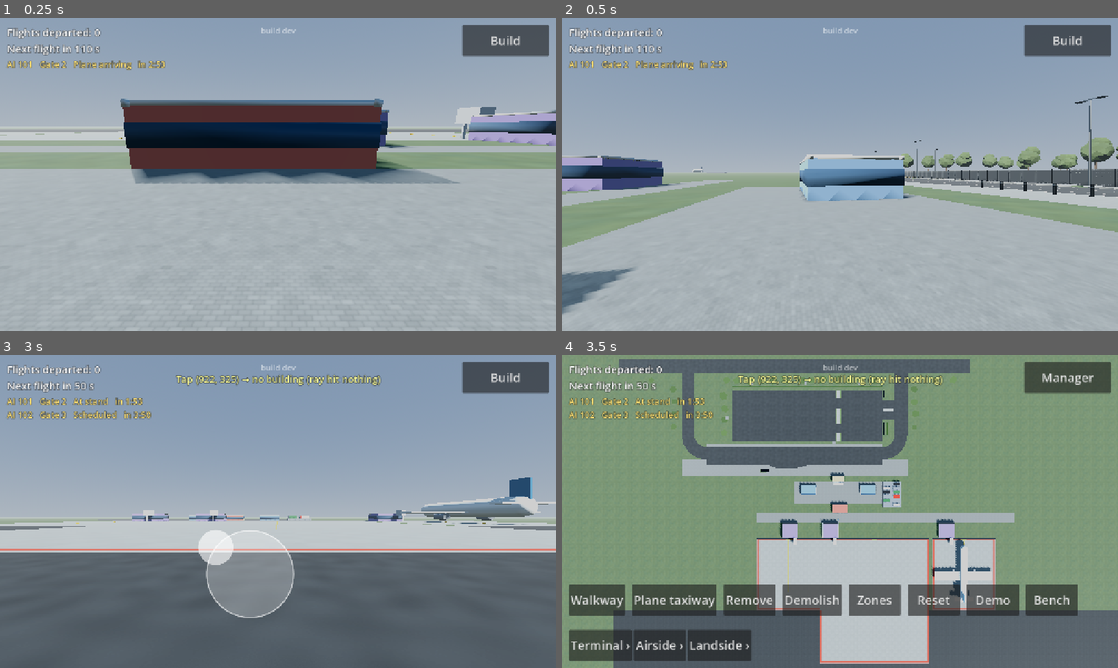
Above: before the commit, frames 1-4 (two rows, left to right).
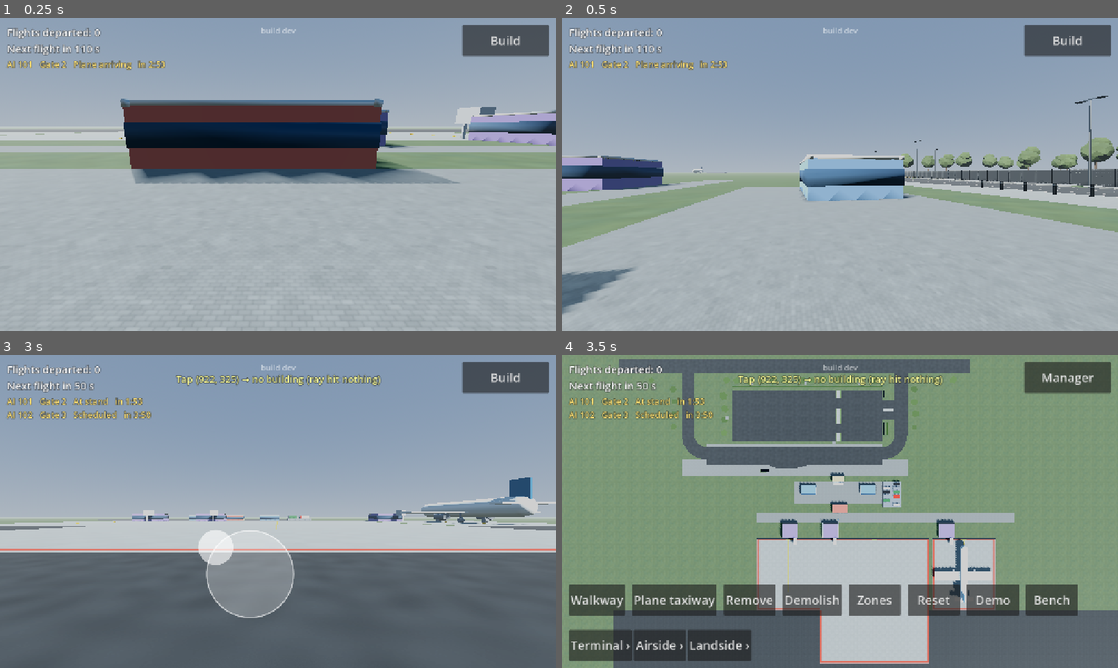
Above: after the commit, the same moments.

Repository: jakobmaier16-pixel/airport-idle
Game: Godot game, scene res://tests/screenshots.tscn
Same seed, same stepped clock (60 frames per second), same inputs: the game is played once before the commit and once after it. This scene is started directly instead of the project's main scene.
Inputs (mouse positions are in pixels of both pictures, inside the frame that each line leads up to):
- Up to frame 1 (0.25 s): no input
- Up to frame 2 (0.5 s): no input
- Up to frame 3 (3 s): move the mouse to (400, 495) at 0.52 s; hold D (move_right) 0.53-1.25 s; click (400, 495) at 0.67 s; drag from (166, 527) to (250, 574) at 1.27 s; move the mouse to (333, 442) at 2.02 s; hold D (move_right) 2.03-2.75 s; drag from (250, 574) to (111, 464) at 2.77 s
- Up to frame 4 (3.5 s): no input

Frame 1 is identical in both runs. In frame 2, less than 0.1% of the frame differs, in the area x 23-25%, y 48-50%; in frame 3, less than 0.1%, in the area x 78-88%, y 50-54%; in frame 4, nothing differs.

Commit message:
Plane stands on its wheels: add landing gear reaching the ground
Co-Authored-By: Claude Opus 5.5 <noreply@anthropic.com>
Claude-Session: https://claude.ai/code/session_016JzPU8AkwxWN3HSzg2RW6F

Diff:
--- a/scenes/planes/plane_visual.gd
+++ b/scenes/planes/plane_visual.gd
@@ -78,6 +78,21 @@
 		engine.radial_segments = 10
 		_add(engine, _engine_material, Vector3(side * k, body_height - 1.3 * k, -0.4 * k), Vector3(PI * 0.5, 0.0, 0.0))
 
+	# Landing gear: nose wheel and two main wheels. Their bottoms sit exactly at y = 0, the node's
+	# origin, so the plane stands on the ground at any size (everything is multiplied by k).
+	var wheel_radius := 0.45 * k
+	var strut_top := body_height - 0.6 * k
+	for gear in [Vector2(0.0, -length * 0.3), Vector2(-2.0 * k, 1.5 * k), Vector2(2.0 * k, 1.5 * k)]:
+		var strut := BoxMesh.new()
+		strut.size = Vector3(0.25 * k, strut_top - wheel_radius, 0.25 * k)
+		_add(strut, _engine_material, Vector3(gear.x, (strut_top + wheel_radius) * 0.5, gear.y), Vector3.ZERO)
+		var wheel := CylinderMesh.new()
+		wheel.top_radius = wheel_radius
+		wheel.bottom_radius = wheel_radius
+		wheel.height = 0.5 * k
+		wheel.radial_segments = 8
+		_add(wheel, _engine_material, Vector3(gear.x, wheel_radius, gear.y), Vector3(0.0, 0.0, PI * 0.5))
+
 	var fin := BoxMesh.new()
 	fin.size = Vector3(0.3, 3.0, 2.6) * k
 	_add(fin, _tail_materials[tail_color], Vector3(0.0, body_height + 2.2 * k, length * 0.5 - 1.6 * k), Vector3.ZERO)
--- /dev/null
+++ b/tests/cases/test_66_plane_on_ground.gd
@@ -0,0 +1,44 @@
+extends TestCase
+## The placeholder plane stands on the ground: the lowest point of its meshes (the wheels) is at
+## ground height for both plane classes, and planes on the ground are drawn at ground height.
+
+
+func _lowest_y(plane: PlaneVisual) -> float:
+	var lowest := INF
+	for child in plane.get_children():
+		if child is MeshInstance3D:
+			var box := (child as MeshInstance3D).mesh.get_aabb()
+			var xf := plane.global_transform * (child as MeshInstance3D).transform
+			for i in 8:
+				lowest = minf(lowest, (xf * box.get_endpoint(i)).y)
+	return lowest
+
+
+func test_wheels_touch_the_ground_for_both_classes() -> void:
+	await start_game()
+	for wide in [false, true]:
+		var plane := PlaneVisual.new()
+		plane.wide_body = wide
+		plane.size_factor = (65.0 if wide else 37.0) / PlaneVisual.WINGSPAN
+		main.add_child(plane)
+		await frames(1)
+		check(absf(_lowest_y(plane)) < 0.05, "lowest point on the ground (wide=%s): %f" % [wide, _lowest_y(plane)])
+
+
+func test_planes_on_the_ground_are_at_ground_height() -> void:
+	await start_game()
+	ShowcaseAirport.build(0.0)
+	var layer := main.get_node("Planes") as PlaneLayer
+	var grounded := 0
+	for i in 15000:
+		Airport.step(Airport.SIM_STEP)
+		if i % 10 != 0:
+			continue
+		await frames(1)
+		for plane in layer._planes.values():
+			var p := plane as PlaneVisual
+			# Airborne planes (approach, climb) are higher; every other one must stand on the ground.
+			if p.position.y < 0.01:
+				grounded += 1
+				check(absf(_lowest_y(p)) < 0.05, "grounded plane stands on the ground: %f" % _lowest_y(p))
+	check(grounded > 0, "saw planes on the ground")
Not shown, added: tests/cases/test_66_plane_on_ground.gd.uid
